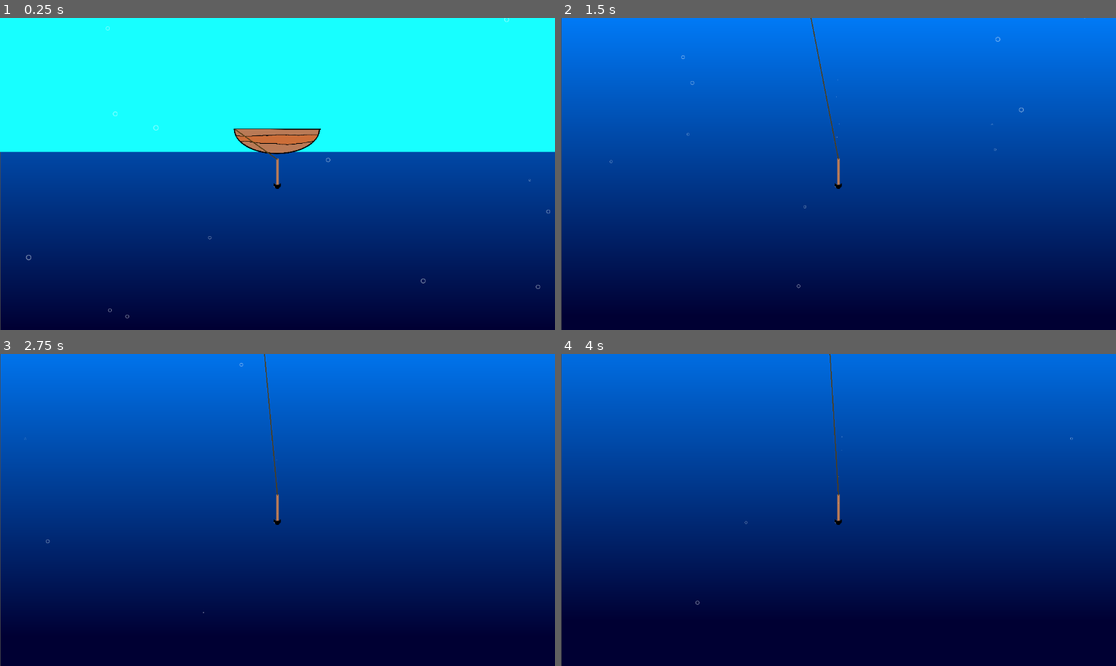
Above: before the commit, frames 1-4 (two rows, left to right).
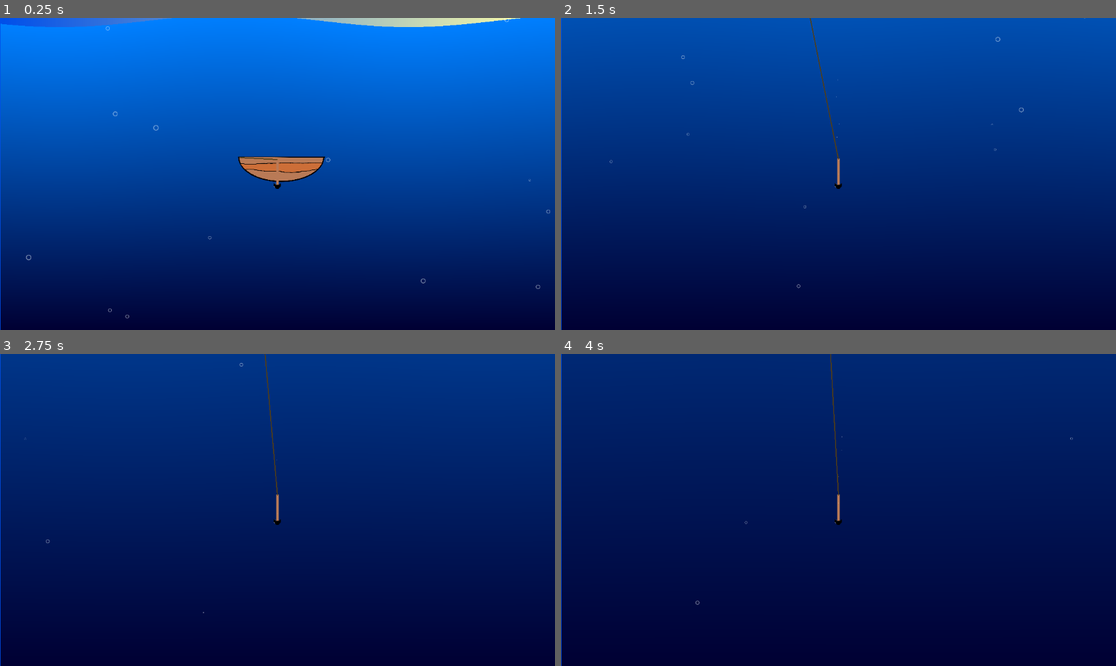
Above: after the commit, the same moments.

Repository: Duckslayer/Fishy
Game: Godot game, scene res://game.tscn
Same seed, same stepped clock (60 frames per second), same inputs: the game is played once before the commit and once after it.
Inputs:
- Up to frame 1 (0.25 s): no input
- Up to frame 2 (1.5 s): tap Enter (ui_accept) at 0.5, 0.77 s
- Up to frame 3 (2.75 s): tap Enter (ui_accept) at 1.52 s
- Up to frame 4 (4 s): tap Enter (ui_accept) at 3.02, 3.77 s

The runs differ from the first frame. In frame 1, 44% of the frame differs, in the area x 0-100%, y 0-100%; in frame 2, 56%; in frame 3, 63%; in frame 4, 61%.

Commit message:
Improved background

Diff:
--- a/background.gdshader
+++ b/background.gdshader
@@ -1,12 +1,38 @@
 shader_type canvas_item;
 
-uniform vec4 top_color : source_color = vec4(0.0, 0.5, 1.0, 1.0); // Light blue
-uniform vec4 bottom_color : source_color = vec4(0.0, 0.0, 0.2, 1.0); // Deep dark blue
-uniform float harpoon_y = 0.0; // The Y position of your harpoon
+// Colors
+uniform vec4 top_color : source_color = vec4(0.0, 0.4, 0.6, 1.0);
+uniform vec4 bottom_color : source_color = vec4(0.0, 0.1, 0.2, 1.0);
+
+// Wave Settings
+uniform float wave_amplitude = 0.03; // Height of waves
+uniform float wave_frequency = 10.0; // How many waves across screen
+uniform float wave_speed = 0.7;
+
+// Depth Control
+// 0.5 = Water line is in the middle of screen
+// -0.1 = Water line is above the screen (Fully underwater)
+uniform float surface_level : hint_range(-0.5, 1.5) = 0.5;
 
 void fragment() {
-    // This creates a vertical gradient based on the screen UV
-    // We can shift the gradient intensity based on how far down we are
-    float depth = UV.y + (harpoon_y * 0.0001);
-    COLOR = mix(top_color, bottom_color, clamp(depth, 0.0, 1.0));
+    // 1. Calculate the wave offset using a sine function
+    // We use UV.x to vary height across the width, and TIME to animate
+    float wave = sin(UV.x * wave_frequency + TIME * wave_speed) * wave_amplitude;
+
+    // 2. Determine the actual Y position of the surface at this X coordinate
+    float current_surface_y = surface_level + wave;
+
+    // 3. The Cutoff Logic
+    // If the current pixel is ABOVE the surface (lower UV.y value), we discard it.
+    // This makes the pixel transparent, revealing the Sky ColorRect behind it.
+    if (UV.y < current_surface_y) {
+        discard;
+    }
+
+    // 4. Gradient Logic (Existing logic)
+    // We remap UV.y so the gradient starts at the surface, not the screen top
+    float depth_gradient = (UV.y - current_surface_y) / (1.0 - current_surface_y);
+    depth_gradient = clamp(depth_gradient, 0.0, 1.0);
+
+    COLOR = mix(top_color, bottom_color, depth_gradient);
 }
--- a/background.tscn
+++ b/background.tscn
@@ -1,19 +1,46 @@
-[gd_scene load_steps=3 format=3 uid="uid://c7ynbor0h533n"]
+[gd_scene load_steps=6 format=3 uid="uid://c7ynbor0h533n"]
 
+[ext_resource type="Script" uid="uid://bc5rwftupg01e" path="res://water_canvas.gd" id="1_i7s6n"]
 [ext_resource type="Shader" uid="uid://boyf1ekclrwts" path="res://background.gdshader" id="1_oabld"]
+
+[sub_resource type="Gradient" id="Gradient_i7s6n"]
+offsets = PackedFloat32Array(0.0022727272, 0.9704546)
+colors = PackedColorArray(1, 1, 0.654902, 1, 0, 0.30980393, 0.91764706, 1)
+
+[sub_resource type="GradientTexture2D" id="GradientTexture2D_xehqc"]
+gradient = SubResource("Gradient_i7s6n")
+width = 256
+height = 256
+fill = 1
+fill_from = Vector2(0.974359, 0.02991453)
+fill_to = Vector2(0.44444445, 0.8803419)
 
 [sub_resource type="ShaderMaterial" id="ShaderMaterial_i7s6n"]
 shader = ExtResource("1_oabld")
 shader_parameter/top_color = Color(0, 0.5, 1, 1)
 shader_parameter/bottom_color = Color(0, 0, 0.2, 1)
-shader_parameter/harpoon_y = 0.0
+shader_parameter/wave_amplitude = 0.02
+shader_parameter/wave_frequency = 10.0
+shader_parameter/wave_speed = 2.0
+shader_parameter/surface_level = 0.5
 
 [node name="Background" type="Node2D"]
 
 [node name="WaterCanvas" type="CanvasLayer" parent="."]
 layer = -1
+script = ExtResource("1_i7s6n")
 
-[node name="WaterRect" type="ColorRect" parent="WaterCanvas"]
+[node name="Sky" type="TextureRect" parent="WaterCanvas"]
+anchors_preset = 15
+anchor_right = 1.0
+anchor_bottom = 1.0
+grow_horizontal = 2
+grow_vertical = 2
+texture = SubResource("GradientTexture2D_xehqc")
+expand_mode = 1
+
+[node name="Ocean" type="ColorRect" parent="WaterCanvas"]
+unique_name_in_owner = true
 material = SubResource("ShaderMaterial_i7s6n")
 anchors_preset = 15
 anchor_right = 1.0
--- a/game.tscn
+++ b/game.tscn
@@ -13,11 +13,11 @@
 scale = Vector2(0.5, 0.5)
 
 [node name="Boat" parent="." instance=ExtResource("2_fc0e3")]
-position = Vector2(565, -19)
+position = Vector2(589, 307)
 
 [node name="Harpoon" parent="." instance=ExtResource("2_feb5d")]
 unique_name_in_owner = true
-position = Vector2(565, 50)
+position = Vector2(580, 318)
 
 [node name="Camera2D" type="Camera2D" parent="Harpoon"]
 
@@ -28,13 +28,5 @@
 boat_marker_path = NodePath("../Boat/BoatRopeMarker")
 harpoon_marker_path = NodePath("../Harpoon/HarpoonRopeMarker")
 
-[node name="ColorRect" type="ColorRect" parent="."]
-z_index = -5
-offset_left = -103.0
-offset_top = -784.0
-offset_right = 1330.0
-offset_bottom = 4.0
-color = Color(0.09019608, 1, 1, 1)
-
 [editable path="Boat"]
 [editable path="Harpoon"]
--- a/harpoon.gd
+++ b/harpoon.gd
@@ -17,7 +17,7 @@
 		State.RETRACTING:
 			handle_retracting(delta)
 
-	%Background.get_node("WaterCanvas/WaterRect").material.set_shader_parameter("harpoon_y", global_position.y)
+	#%Background.get_node("WaterCanvas/WaterRect").material.set_shader_parameter("harpoon_y", global_position.y)
 
 func handle_idle_input():
 	if Input.is_action_just_pressed("ui_accept"):
--- /dev/null
+++ b/water_canvas.gd
@@ -0,0 +1,31 @@
+extends CanvasLayer
+
+# The Ocean ColorRect
+@onready var ocean_rect: ColorRect = $Ocean
+@onready var ocean_mat: ShaderMaterial = ocean_rect.material
+
+# World Y coordinate where the water surface actually exists
+@export var sea_level_y: float = 0.0
+
+func _process(delta: float) -> void:
+	var camera = get_viewport().get_camera_2d()
+	if not camera:
+		return
+
+	# 1. Calculate distance from camera center to sea level
+	# If camera.y > sea_level_y, we are underwater (positive diff)
+	var dist_below_surface = camera.global_position.y - sea_level_y
+
+	# 2. Get the visible height of the screen in world units
+	# We must account for Zoom! If zoomed in (2.0), the visible height is smaller.
+	var viewport_height = get_viewport().get_visible_rect().size.y
+	var visible_world_height = viewport_height / camera.zoom.y
+
+	# 3. Convert that world distance into Screen UV coordinates (0.0 to 1.0)
+	# The center of the screen is 0.5.
+	# If we are 100px down, the surface moves 100px UP visually.
+	var uv_offset = dist_below_surface / visible_world_height
+	var target_surface_level = 0.5 - uv_offset
+
+	# 4. Update the shader
+	ocean_mat.set_shader_parameter("surface_level", target_surface_level)
Not shown, added: water_canvas.gd.uid
